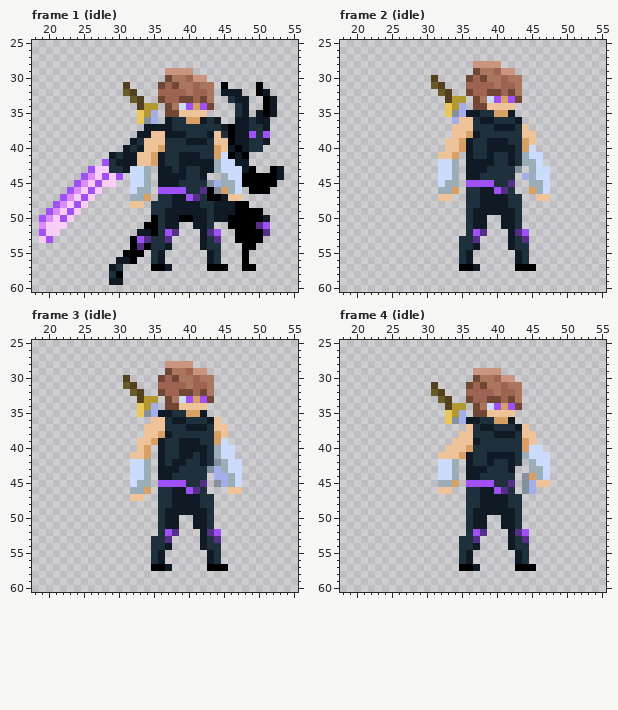
Two states of a pixel-art file, fight-right-assets/Aseprite/Ben.aseprite. This is how it looked before the edit.
80x80 pixels, 185 frames. Shown: frame 1 (idle): x 18..55, y 25..60; frame 2 (idle): x 18..55, y 25..60; frame 3 (idle): x 18..55, y 25..60; frame 4 (idle): x 18..55, y 25..60. The commit also changed other frames, which this record leaves out.
The same view after the edit:
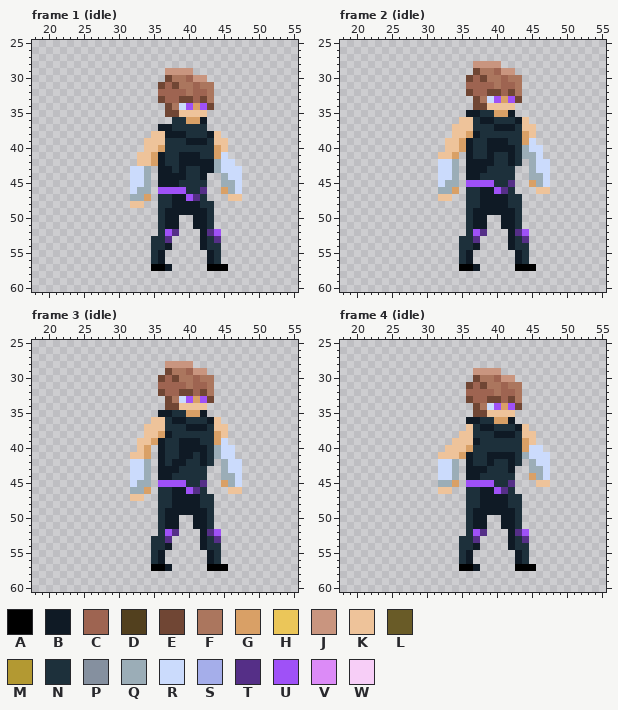
Palette (. is transparent): A #000000  B #0f1a25  C #9e6451  D #52401e  E #704634  F #ab765e  G #d9a066  H #ebc659  J #c9957f  K #eec39a  L #695b27  M #b39932  N #1d303b  P #85909f  Q #9badb7  R #cbdbfc  S #a5aeea  T #552f87  U #9f51f7  V #dc8bf7  W #f7cef7
What changed:
layer "Character to Observe" now hidden
layer "Hero/weapon" now hidden
Changed rows in their new state; - is an unchanged pixel.
Frame 1 (idle):
first column x 19:
31 ------------.-------------.----.---
32 ------------..------------...--..--
33 -------------..------------...--..-
34 --------------...-----------..--..-
35 --------------...-----------..-...-
36 --------------...-.-----..--.....--
37 ---------------..-------.........--
38 --------------..----------.......--
39 -------------..------------......--
40 ------------...------------.....---
41 ----------....-------------...-----
42 ---------.....--------------..-----
43 -------......----------------..--..
44 ------......-----------------......
45 -----......-------------..---.....-
46 ----.....---------------..----...--
47 ---.....----------------...--------
48 --.....---------.--------.....-----
49 -.....----------.--------.......---
50 .....-----------.---..---........--
51 ....-----------..----------......--
52 ...-----------...-----------.....--
53 ..-----------...------------....---
54 -------------...-------------..----
55 ------------...--------------.-----
56 -----------...---------------.-----
57 ----------..-----------------..----
58 ----------..-----------------------
59 ----------..-----------------------
Frame 2 (idle):
first column x 31:
30 .----------------
31 ..---------------
32 -..--------------
33 --...------------
34 --...------------
35 --...------------
36 ---.---------K---
37 --------------K--
38 -------------G---
39 --------------R--
40 -------------Q-R-
41 --------------Q--
42 -------------.--R
43 ------------.----
44 -------------.-Q-
45 --------------G--
46 --------------.KK
47 ---------------..
Frame 3 (idle):
first column x 31:
30 .----
31 ..---
32 -..--
33 --...
34 --...
35 --...
first column x 43:
42 -.-
43 ..-
44 -.Q
45 -.G
Frame 4 (idle):
first column x 31:
31 .----
32 ..---
33 -..--
34 --...
35 --...
36 --...
first column x 44:
44 .-
45 ..
46 ..
Boxes around the changes in both pictures, in picture pixels (x1, y1, x2, y2):
erased: (39, 82, 172, 285)
erased: (179, 82, 284, 271)
erased: (431, 75, 466, 124)
changed: (515, 117, 550, 201)
erased: (123, 375, 158, 417)
changed: (207, 459, 228, 487)
erased: (431, 382, 466, 424)
erased: (522, 473, 536, 494)
